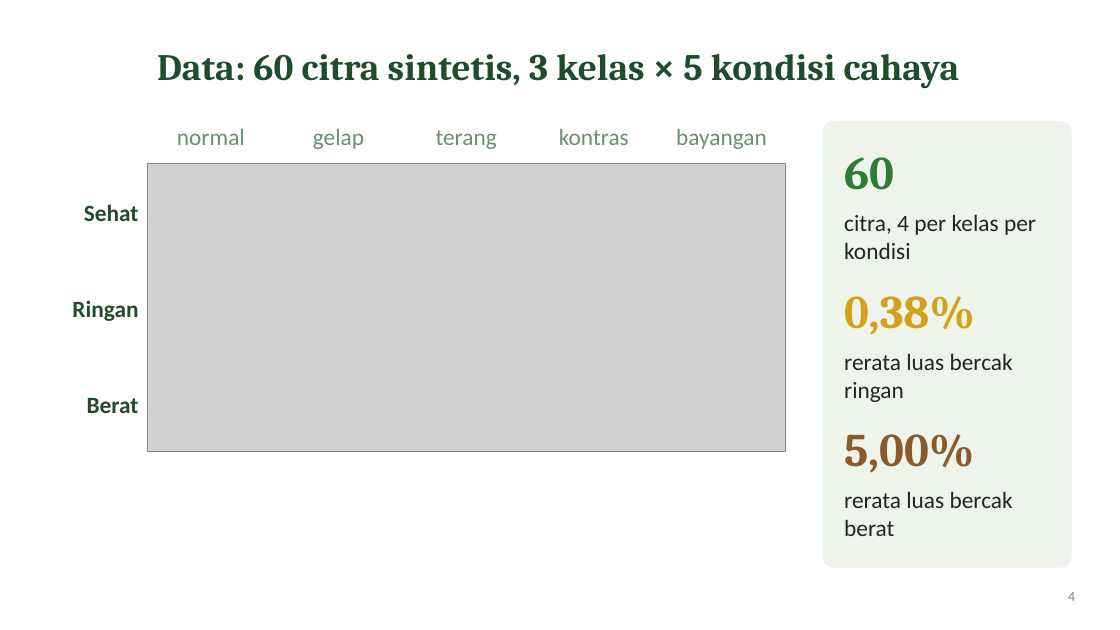
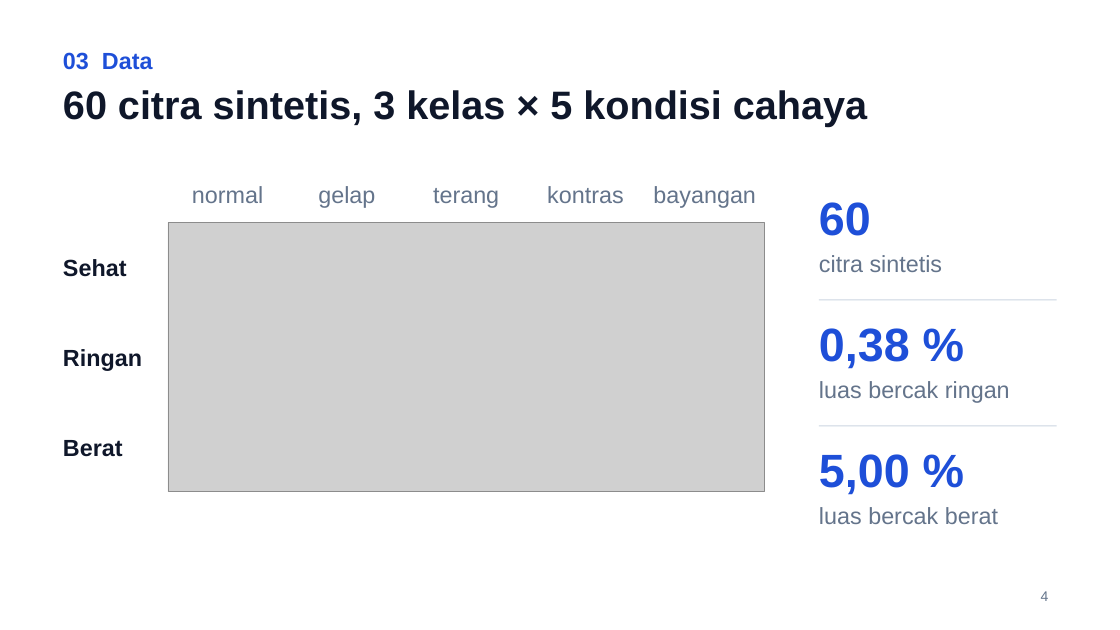
Before and after one commit to primappratama/simuteh-2330511022, a slide deck: slide 4 of laporan/Slide_EvalP1-4_2330511022.pptx. Drawn at 1120x630 pixels with LibreOffice and Linux fonts; fonts in the diff are those of the drawing; grey boxes stand for pictures. Boxes give left, top, right and bottom in pixels: in the first picture for what was removed or moved away, otherwise in the second. Text is boxed around its words. In the diff, an @@ line names an element or a change of style, - is before the commit and + after.

```diff
--- a/laporan/Slide_EvalP1-4_2330511022.pptx
+++ b/laporan/Slide_EvalP1-4_2330511022.pptx
@@ text added at box(63, 52, 153, 70), 20 pt, text #1E4FD8, bold @@
+03 Data
@@ title "60 citra sintetis, 3 kelas ..." at box(63, 90, 867, 127): vertical alignment middle to top @@
@@ title at box(63, 90, 867, 127): text changed; size 32 to 34 pt; font Cambria to Arial; text colour #1F4D2B to #0F172A @@
-Data: 60 citra sintetis, 3 kelas × 5 kondisi cahaya
+60 citra sintetis, 3 kelas × 5 kondisi cahaya
@@ rounded rectangle removed at box(823, 122, 1071, 567) @@
@@ font Calibri to Arial, text colour #6B8F71 to #64748B in 6 elements at box(1041, 591, 1049, 601), box(433, 188, 499, 208), box(318, 186, 375, 208), box(547, 186, 624, 203), box(653, 186, 756, 208), box(192, 186, 263, 203) @@
@@ text "normal": place and size @@
-text "normal" at box(177, 129, 245, 145)
+text "normal" at box(192, 186, 263, 203)
@@ text "gelap": place and size @@
-text "gelap" at box(313, 129, 364, 149)
+text "gelap" at box(318, 186, 375, 208)
@@ text "terang": place and size @@
-text "terang" at box(436, 130, 497, 149)
+text "terang" at box(433, 188, 499, 208)
@@ text "kontras": place and size @@
-text "kontras" at box(559, 129, 629, 145)
+text "kontras" at box(547, 186, 624, 203)
@@ text "bayangan": place and size @@
-text "bayangan" at box(676, 129, 767, 149)
+text "bayangan" at box(653, 186, 756, 208)
@@ text "60": place and size @@
-text "60" at box(844, 157, 894, 190)
+text "60" at box(819, 202, 871, 236)
@@ text "60" at box(819, 202, 871, 236): font Cambria to Arial, text colour #2E7D32 to #1E4FD8 @@
@@ font Calibri to Arial, text colour #1F4D2B to #0F172A; alignment right to left in 3 elements at box(63, 440, 123, 457), box(63, 349, 142, 371), box(63, 259, 127, 277) @@
@@ text "Sehat": place and size @@
-text "Sehat" at box(84, 204, 139, 221)
+text "Sehat" at box(63, 259, 127, 277)
@@ picture: place and size @@
-picture at box(147, 164, 786, 452)
+picture at box(168, 223, 765, 492)
@@ text at box(819, 255, 943, 272): text changed; font Calibri to Arial; text colour #1B2A1E to #64748B @@
-citra, 4 per kelas per kondisi
+citra sintetis
@@ text "Ringan": place and size @@
-text "Ringan" at box(72, 300, 138, 321)
+text "Ringan" at box(63, 349, 142, 371)
@@ text at box(819, 328, 910, 369): text changed; font Cambria to Arial; text colour #D4A017 to #1E4FD8 @@
-0,38%
+0,38 %
@@ line added from (819, 300) to (1057, 300), #CBD5E1 0.75 pt @@
@@ text at box(819, 381, 1010, 403): text changed; font Calibri to Arial; text colour #1B2A1E to #64748B @@
-rerata luas bercak ringan
+luas bercak ringan
@@ text "Berat": place and size @@
-text "Berat" at box(87, 398, 139, 413)
+text "Berat" at box(63, 440, 123, 457)
@@ line added from (819, 426) to (1057, 426), #CBD5E1 0.75 pt @@
@@ text at box(819, 454, 910, 495): text changed; font Cambria to Arial; text colour #8B5A2B to #1E4FD8 @@
-5,00%
+5,00 %
@@ text at box(819, 507, 998, 524): text changed; font Calibri to Arial; text colour #1B2A1E to #64748B @@
-rerata luas bercak berat
+luas bercak berat
@@ page number: place and size @@
-page number at box(1068, 592, 1075, 601)
+page number at box(1041, 591, 1049, 601)
```
Also in this commit, not shown: 11 other slides changed, 1 other file.
